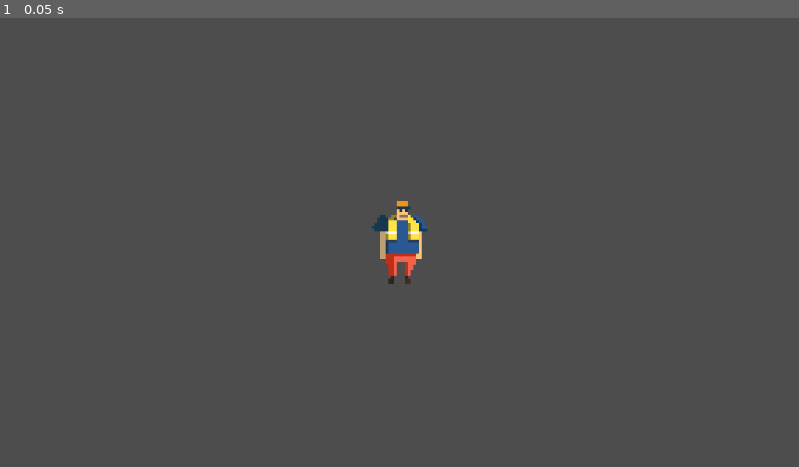
Above: before the commit, frame 1.
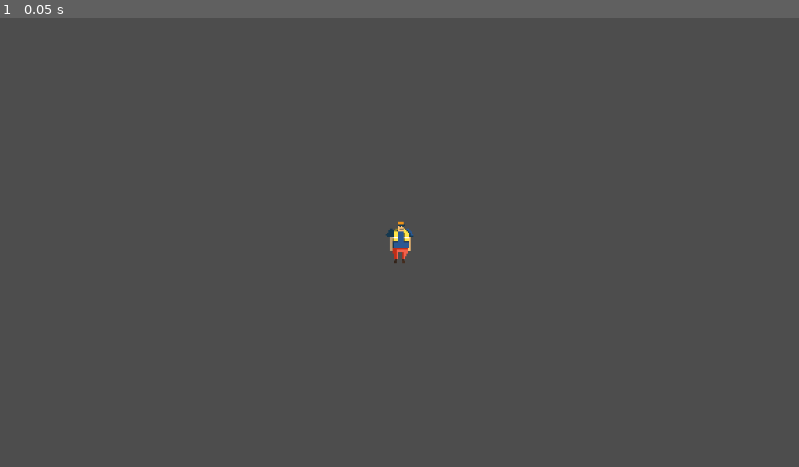
Above: after the commit, the same moment.

Repository: Uxeron/PlantService
Game: Godot game, scene res://main.tscn
Two runs of this game, one before a commit and one after it. Both use one fixed random seed, a clock stepped at 60 frames per second and the inputs below.
Inputs:
- Up to frame 1 (0.05 s): no input

The runs differ from the first frame. In frame 1, 0.7% of the frame differs, in the area x 46-54%, y 40-60%.

Commit message:
Added room walls

Diff:
--- a/main.tscn
+++ b/main.tscn
@@ -1,10 +1,49 @@
-[gd_scene load_steps=2 format=3 uid="uid://rxsc6he2vbts"]
+[gd_scene load_steps=6 format=3 uid="uid://rxsc6he2vbts"]
 
 [ext_resource type="PackedScene" uid="uid://h8d3bpte4uyq" path="res://Player/player.tscn" id="1_f0rri"]
+
+[sub_resource type="RectangleShape2D" id="RectangleShape2D_8w2ml"]
+size = Vector2(368, 14)
+
+[sub_resource type="RectangleShape2D" id="RectangleShape2D_6hw8l"]
+size = Vector2(368, 14)
+
+[sub_resource type="RectangleShape2D" id="RectangleShape2D_mcxat"]
+size = Vector2(14, 206)
+
+[sub_resource type="RectangleShape2D" id="RectangleShape2D_w62qx"]
+size = Vector2(14, 206)
 
 [node name="Main" type="Node2D"]
 
 [node name="Player" parent="." instance=ExtResource("1_f0rri")]
 
 [node name="Camera2D" type="Camera2D" parent="Player"]
-zoom = Vector2(4, 4)
+zoom = Vector2(2, 2)
+
+[node name="Walls" type="Node2D" parent="."]
+
+[node name="StaticBody2D" type="StaticBody2D" parent="Walls"]
+position = Vector2(-2, -96)
+
+[node name="CollisionShape2D" type="CollisionShape2D" parent="Walls/StaticBody2D"]
+shape = SubResource("RectangleShape2D_8w2ml")
+
+[node name="StaticBody2D2" type="StaticBody2D" parent="Walls"]
+position = Vector2(-5, 98)
+
+[node name="CollisionShape2D" type="CollisionShape2D" parent="Walls/StaticBody2D2"]
+position = Vector2(3, 0)
+shape = SubResource("RectangleShape2D_6hw8l")
+
+[node name="StaticBody2D3" type="StaticBody2D" parent="Walls"]
+position = Vector2(-193, 1)
+
+[node name="CollisionShape2D" type="CollisionShape2D" parent="Walls/StaticBody2D3"]
+shape = SubResource("RectangleShape2D_mcxat")
+
+[node name="StaticBody2D4" type="StaticBody2D" parent="Walls"]
+position = Vector2(189, 1)
+
+[node name="CollisionShape2D" type="CollisionShape2D" parent="Walls/StaticBody2D4"]
+shape = SubResource("RectangleShape2D_w62qx")
